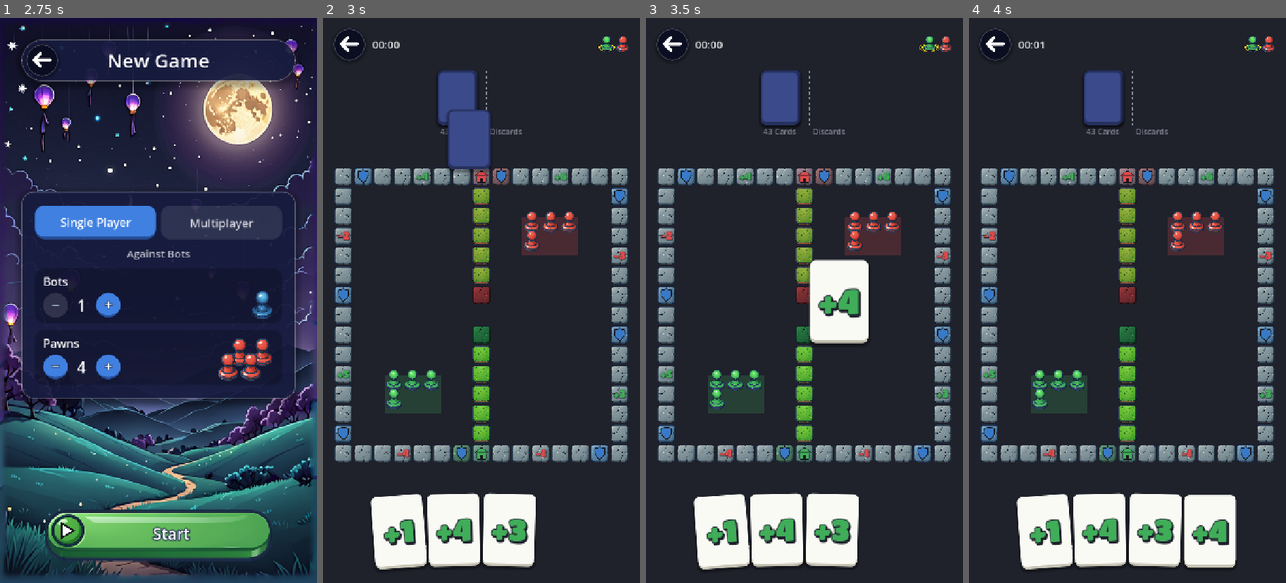
Above: before the commit, frames 1-4 (left to right).
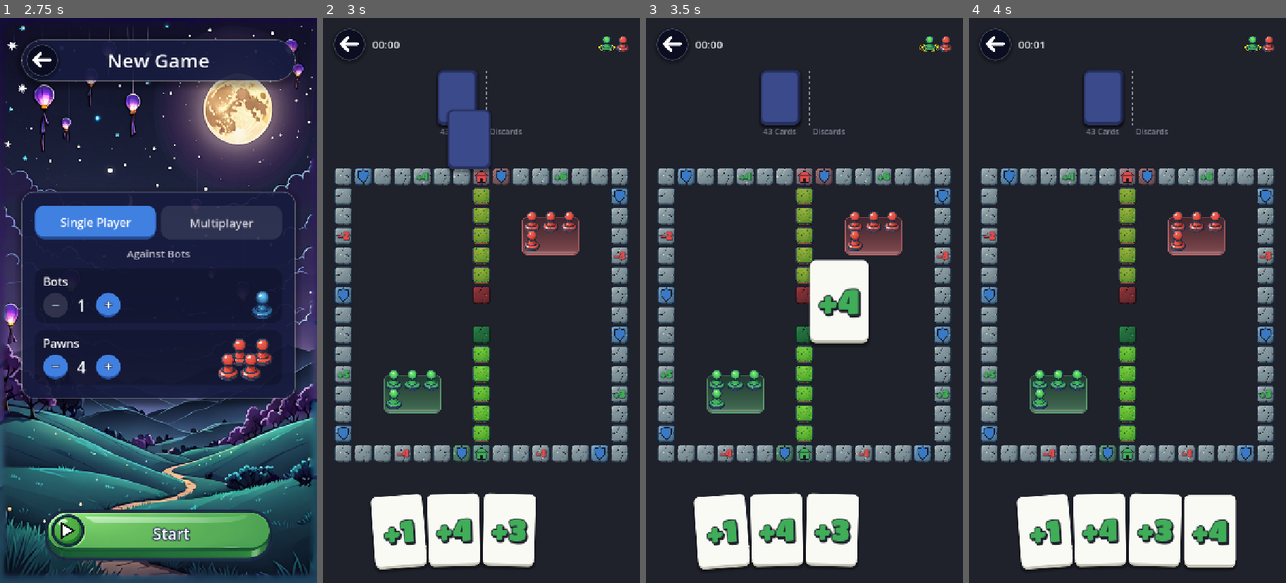
Above: after the commit, the same moments.

Repository: sezertanci/Pawnic
Game: Godot game, scene res://scenes/main.tscn
Two runs of this game, one before a commit and one after it. Both use one fixed random seed, a clock stepped at 60 frames per second and the inputs below.
Inputs (mouse positions are in pixels of both pictures, inside the frame that each line leads up to):
- Up to frame 1 (2.75 s): click "New Game" at 0.5 s; click "Single Player" at 1.25 s; click "Single Player" at 2 s
- Up to frame 2 (3 s): click "Start" at 2.75 s
- Up to frame 3 (3.5 s): no input
- Up to frame 4 (4 s): tap Enter at 3.5 s; drag from (1127, 317) to (1159, 176) at 3.52 s

Frame 1 is identical in both runs. In frame 2, 0.9% of the frame differs, in the area x 19-81%, y 35-70%; in frame 3, 0.9%; in frame 4, 0.9%.

Commit message:
feat: başlangıç alanını cam panel olarak çiz
Başlangıç alanı düz yarı saydam dikdörtgen yerine yuvarlak köşeli cam panel oldu:
üstten alta açılan renk geçişi, ince açık renkli kenar ve alt kenarın kavislerinden
yansıyan yumuşak ışık. Açık renkli zeminlerde ışığın dışına ince koyu çerçeve çizilir.

Kuyruk ve ışık için ortak SmoothDraw.ribbon ve SmoothDraw.path_progress yardımcıları
eklendi. Kullanılmayan base_alpha ayarı kaldırıldı.

Co-Authored-By: Claude Opus 5.5 <noreply@anthropic.com>

Diff:
--- /dev/null
+++ b/scripts/ui/base_painter.gd
@@ -0,0 +1,117 @@
+class_name BasePainter
+extends RefCounted
+## Oyuncunun başlangıç alanını cam panel olarak çizer: yuvarlak köşeli, yukarıdan aşağıya
+## açılan yarı saydam zemin, ince açık renkli kenar ve alt kenarın
+## kavislerinden yansıyan yumuşak ışık.
+## Uzunluklar kare boyuna oranlanır, renkler oyuncu renginden türetilir.
+
+## Panelin köşe yuvarlaklığı.
+const CORNER_RATIO := 0.25
+## Üst tonun koyulaşma, alt tonun açılma oranı ve saydamlıkları.
+const DARKEN := 0.25
+const LIGHTEN := 0.25
+const TOP_ALPHA := 0.25
+const BOTTOM_ALPHA := 0.5
+## Kenar çizgisinin saydamlığı ve kalınlığı.
+const EDGE_ALPHA := 0.6
+const LINE_RATIO := 0.03
+## Işığın kenardan uzaklığı, içe doğru solan bandın genişliği ve dışa doğru yumuşak kenarı.
+const SHINE_INSET := 0.08
+const SHINE_BAND := 0.16
+const SHINE_FEATHER := 0.03
+## Işığın en parlak yerdeki (alt kenarın ortası) saydamlığı; uçlara doğru sıfıra iner.
+const SHINE_ALPHA := 1.0
+## Işığın dışındaki koyu çerçeve: zeminin açıklığı HALO_FROM'u geçince başlar, HALO_RANGE
+## kadar fazlasında HALO_ALPHA saydamlığıyla tam güce ulaşır. Işığın bittiği yerde en koyudur,
+## dışa doğru HALO_OUTSET genişliğinde solar.
+const HALO_FROM := 0.62
+const HALO_RANGE := 0.15
+const HALO_ALPHA := 0.55
+const HALO_OUTSET := 0.05
+
+
+static func draw_base(canvas: CanvasItem, rect: Rect2, color: Color, cell: float) -> void:
+	var radius := cell * CORNER_RATIO
+	var line := cell * LINE_RATIO
+	var outline := _rounded_rect(rect, radius)
+	var top := Color(color.darkened(DARKEN), TOP_ALPHA)
+	var bottom := Color(color.lightened(LIGHTEN), BOTTOM_ALPHA)
+	var colors := PackedColorArray()
+	for point: Vector2 in outline:
+		colors.append(top.lerp(bottom, (point.y - rect.position.y) / rect.size.y))
+	canvas.draw_polygon(outline, colors)
+	var edge := outline.duplicate()
+	edge.append(outline[0])
+	canvas.draw_polyline(edge, Color(color.lightened(LIGHTEN), EDGE_ALPHA), line, true)
+	_draw_shine(canvas, rect, radius, cell, bottom)
+
+
+## Alt kenarı, iki alt köşenin kavisleriyle birlikte biraz içeriden izleyen ışık şeridi
+## (sağ kavis -> alt kenar -> sol kavis). Ortada en parlaktır, kavislerin üst uçlarına doğru
+## söner; enine de yoldan içeriye doğru geniş, dışarıya doğru dar bir geçişle solar.
+## Açık renkli zeminde beyaz ışık seçilsin diye ışığın dış kenarına, zeminin açıklığıyla
+## güçlenen ince koyu bir çerçeve çizilir; beyazın solan kısmının altına girmez.
+static func _draw_shine(
+	canvas: CanvasItem, rect: Rect2, radius: float, cell: float, ground: Color
+) -> void:
+	var inset := cell * SHINE_INSET
+	var inner := rect.grow(-inset)
+	var arc := radius - inset
+	var right := inner.end - Vector2(arc, arc)
+	var left := Vector2(inner.position.x + arc, inner.end.y - arc)
+	var path := SmoothDraw.arc_points(right, arc, 0.0, PI / 2.0)
+	path.append_array(SmoothDraw.arc_points(left, arc, PI / 2.0, PI))
+	var inward := PackedVector2Array()
+	for index: int in range(path.size()):
+		var center := right if index <= SmoothDraw.ARC_POINTS else left
+		inward.append((center - path[index]).normalized())
+	var halo := clampf((ground.get_luminance() - HALO_FROM) / HALO_RANGE, 0.0, 1.0)
+	var feather := cell * SHINE_FEATHER
+	if halo > 0.0:
+		var rim := PackedVector2Array()
+		for index: int in range(path.size()):
+			rim.append(path[index] - inward[index] * feather)
+		var dark := Color(Color.BLACK, HALO_ALPHA * halo)
+		_draw_glow(canvas, rim, inward, dark, cell * HALO_OUTSET, feather)
+	var white := Color(Color.WHITE, SHINE_ALPHA)
+	_draw_glow(canvas, path, inward, white, feather, cell * SHINE_BAND)
+
+
+## Yol boyunca uzanan, ortasında color tonunda olup uçlara doğru sönen yumuşak şerit. Yoldan
+## dışarıya outset, içeriye band genişliğinde saydamlaşarak solar.
+static func _draw_glow(
+	canvas: CanvasItem,
+	path: PackedVector2Array,
+	inward: PackedVector2Array,
+	color: Color,
+	outset: float,
+	band: float
+) -> void:
+	var progress := SmoothDraw.path_progress(path)
+	var outer := PackedVector2Array()
+	var inner := PackedVector2Array()
+	var lit := PackedColorArray()
+	var clear := PackedColorArray()
+	for index: int in range(path.size()):
+		outer.append(path[index] - inward[index] * outset)
+		inner.append(path[index] + inward[index] * band)
+		lit.append(Color(color, color.a * sin(PI * progress[index])))
+		clear.append(Color(color, 0.0))
+	SmoothDraw.ribbon(canvas, outer, path, clear, lit)
+	SmoothDraw.ribbon(canvas, path, inner, lit, clear)
+
+
+## Yuvarlak köşeli dikdörtgenin çevre noktaları (saat yönünde, sol üstten).
+static func _rounded_rect(rect: Rect2, radius: float) -> PackedVector2Array:
+	var r := minf(radius, minf(rect.size.x, rect.size.y) / 2.0)
+	var corners: Array[Vector2] = [
+		rect.position + Vector2(r, r),
+		Vector2(rect.end.x - r, rect.position.y + r),
+		rect.end - Vector2(r, r),
+		Vector2(rect.position.x + r, rect.end.y - r),
+	]
+	var points := PackedVector2Array()
+	for index: int in range(corners.size()):
+		var from := PI + index * PI / 2.0
+		points.append_array(SmoothDraw.arc_points(corners[index], r, from, from + PI / 2.0))
+	return points
--- a/scripts/ui/board_skin.gd
+++ b/scripts/ui/board_skin.gd
@@ -31,8 +31,6 @@
 @export var shortcut_lighten := 0.6
 ## Ev yolundaki çimenin sahibinin rengine ne kadar boyanacağı.
 @export var lane_tint := 0.3
-## Başlangıç alanının saydamlığı.
-@export var base_alpha := 0.25
 ## Çıkış karesinin oyuncu rengine ne kadar boyanacağı.
 @export var start_tint := 0.5
 
--- a/scripts/ui/board_view.gd
+++ b/scripts/ui/board_view.gd
@@ -240,9 +240,8 @@
 
 ## Başlangıç alanı; içinden taş seçilebiliyorsa seçilebilir kare gibi çerçevelenir.
 func _draw_base(seat: int) -> void:
-	var skin := Skins.current
 	var base := _base_rect(seat)
-	draw_rect(base, Color(skin.seat_color(seat), skin.base_alpha))
+	BasePainter.draw_base(self, base, Skins.current.seat_color(seat), _cell_size())
 	if _base_pawn(seat) != Move.NO_PAWN:
 		_draw_wave_frame(base)
 
@@ -345,36 +344,22 @@
 		return
 	var color := Skins.current.seat_color(board.owners[pawn]).lightened(TRAIL_LIGHTEN)
 	var fades := _trail_fades(points)
-	var colors: Array[Color] = []
-	var edges: Array[Vector2] = []
+	var colors := PackedColorArray()
+	var left := PackedVector2Array()
+	var right := PackedVector2Array()
 	for index: int in range(points.size()):
 		colors.append(Color(color, TRAIL_ALPHA * pow(fades[index], TRAIL_FADE_POWER)))
-		edges.append(_trail_normal(points, index) * _radii[pawn] * fades[index])
-	for index: int in range(points.size() - 1):
-		var next := index + 1
-		var quad := PackedVector2Array(
-			[
-				points[index] + edges[index],
-				points[next] + edges[next],
-				points[next] - edges[next],
-				points[index] - edges[index],
-			]
-		)
-		var quad_colors := PackedColorArray(
-			[colors[index], colors[next], colors[next], colors[index]]
-		)
-		draw_primitive(quad, quad_colors, PackedVector2Array())
+		var edge := _trail_normal(points, index) * _radii[pawn] * fades[index]
+		left.append(points[index] + edge)
+		right.append(points[index] - edge)
+	SmoothDraw.ribbon(self, left, right, colors, colors)
 
 
 ## Her köşenin taştan yol boyunca uzaklığına göre 1'den (taş) 0'a (uç) inen oranı.
 static func _trail_fades(points: Array[Vector2]) -> Array[float]:
-	var distances: Array[float] = [0.0]
-	for index: int in range(1, points.size()):
-		distances.append(distances[index - 1] + points[index - 1].distance_to(points[index]))
-	var total := distances[distances.size() - 1]
 	var fades: Array[float] = []
-	for distance: float in distances:
-		fades.append(1.0 - distance / total)
+	for progress: float in SmoothDraw.path_progress(PackedVector2Array(points)):
+		fades.append(1.0 - progress)
 	return fades
 
 
--- a/scripts/ui/smooth_draw.gd
+++ b/scripts/ui/smooth_draw.gd
@@ -56,3 +56,32 @@
 		var angle := lerpf(from, to, float(index) / ARC_POINTS)
 		points.append(center + Vector2.from_angle(angle) * radius)
 	return points
+
+
+## İki nokta sırası arasını köşe renkli dörtgenlerle doldurur; renkler şerit boyunca ve iki
+## kenar arasında yumuşakça geçer. Sıraların ve renklerin boyu aynı olmalıdır.
+static func ribbon(
+	canvas: CanvasItem,
+	side_a: PackedVector2Array,
+	side_b: PackedVector2Array,
+	colors_a: PackedColorArray,
+	colors_b: PackedColorArray
+) -> void:
+	for index: int in range(side_a.size() - 1):
+		var next := index + 1
+		var quad := PackedVector2Array([side_a[index], side_a[next], side_b[next], side_b[index]])
+		var colors := PackedColorArray(
+			[colors_a[index], colors_a[next], colors_b[next], colors_b[index]]
+		)
+		canvas.draw_primitive(quad, colors, PackedVector2Array())
+
+
+## Kırık çizginin her noktası için baştan yol boyunca uzaklığın toplam uzunluğa oranı (0..1).
+static func path_progress(points: PackedVector2Array) -> PackedFloat32Array:
+	var distances := PackedFloat32Array([0.0])
+	for index: int in range(1, points.size()):
+		distances.append(distances[index - 1] + points[index - 1].distance_to(points[index]))
+	var total := distances[distances.size() - 1]
+	for index: int in range(distances.size()):
+		distances[index] = distances[index] / total if total > 0.0 else 0.0
+	return distances
--- a/themes/skins/classic.tres
+++ b/themes/skins/classic.tres
@@ -28,5 +28,4 @@
 pawn_textures = Array[Texture2D]([ExtResource("pawn_red"), ExtResource("pawn_blue"), ExtResource("pawn_green"), ExtResource("pawn_yellow")])
 shortcut_lighten = 0.6
 lane_tint = 0.3
-base_alpha = 0.22
 start_tint = 0.55
Not shown, added: scripts/ui/base_painter.gd.uid
